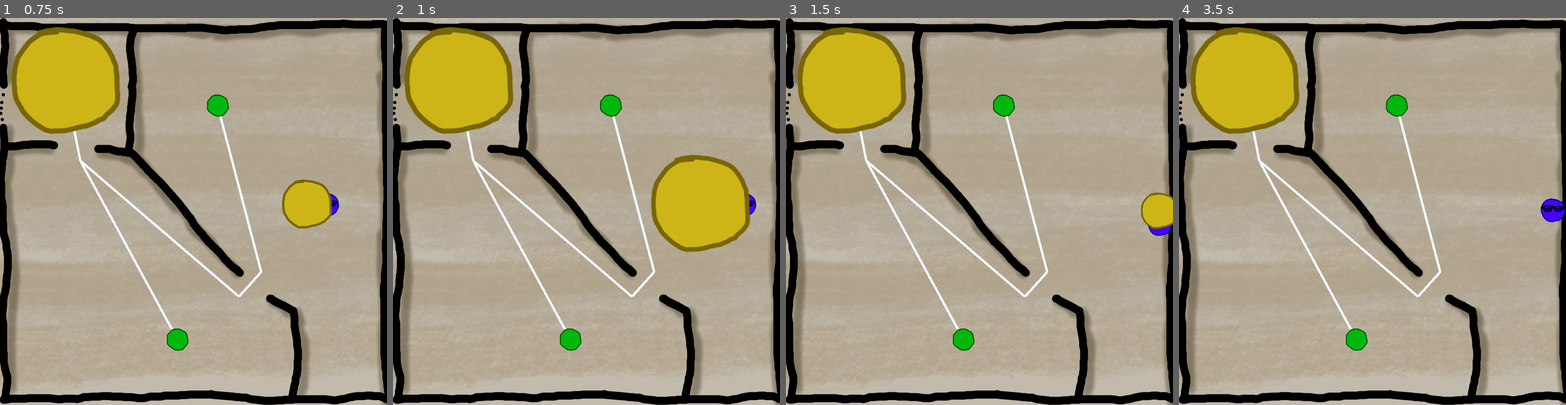
Above: before the commit, frames 1-4 (left to right).
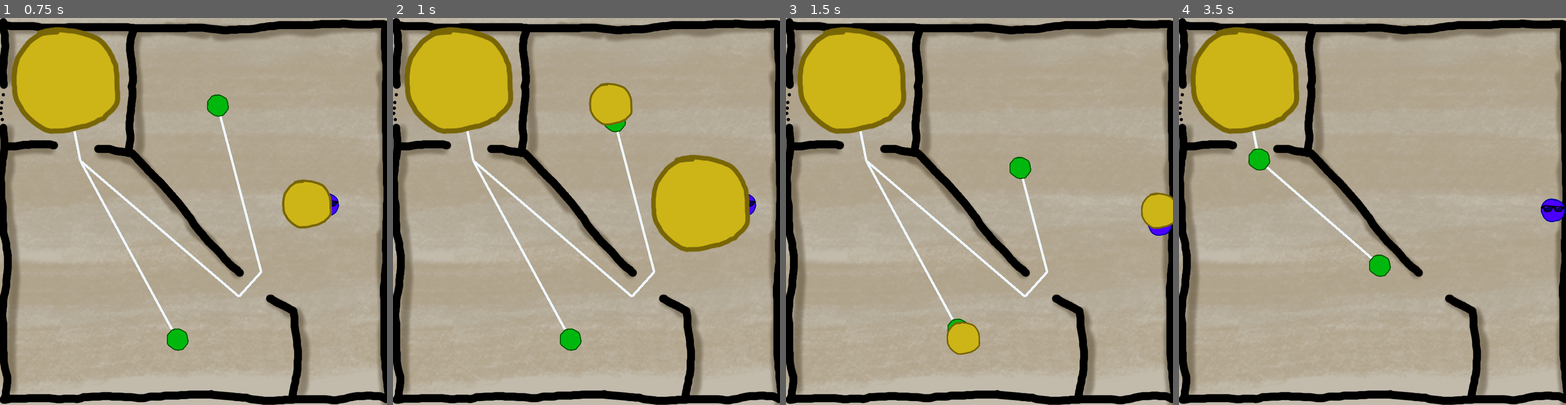
Above: after the commit, the same moments.

Repository: jalarimar/pizza
Game: Godot game, scene res://Level 1.tscn
Two runs of this game, one before a commit and one after it. Both use one fixed random seed, a clock stepped at 60 frames per second and the inputs below.
Inputs (mouse positions are in pixels of both pictures, inside the frame that each line leads up to):
- Up to frame 1 (0.75 s): tap Enter at 0.5 s; move the mouse to (216, 103) at 0.52 s; hold D (right) from 0.53 s (still down); hold Space (space) from 0.53 s (still down)
- Up to frame 2 (1 s): keep holding D (right); keep holding Space (space)
- Up to frame 3 (1.5 s): move the mouse to (964, 339) at 1.27 s; release D (right) at 1.28 s; release Space (space) at 1.28 s; hold S (down) from 1.28 s (still down); tap Space (space) at 1.35 s
- Up to frame 4 (3.5 s): move the mouse to (1411, 126) at 2.02 s; release S (down) at 2.03 s; hold D (right) 2.03-2.78 s; hold Space (space) 2.03-2.78 s; move the mouse to (1353, 288) at 2.77 s; hold W (up) from 2.78 s (still down); tap Space (space) at 2.85 s

Frame 1 is identical in both runs. In frame 2, 1.1% of the frame differs, in the area x 50-62%, y 16-33%; in frame 3, 1.2%; in frame 4, 1.8%, in the area x 17-68%, y 19-86%.

Commit message:
CHAIN REACTION

Diff:
--- a/Friend.gd
+++ b/Friend.gd
@@ -1,7 +1,7 @@
 extends KinematicBody2D
 signal speak_pizza
 
-var speak_range = 3      # 1, 2, 3
+var speak_range = 1      # 1, 2, 3
 var is_chatty = false
 var hungryness = 1    # 1, 2, 3
 var coolness = 0      # -5, 1, 5, 20
--- a/Notification.gd
+++ b/Notification.gd
@@ -5,6 +5,13 @@
 # Called when the node enters the scene tree for the first time.
 func _ready():
 	$Tween.interpolate_property($Sprite, "scale", Vector2(0.1, 0.1), Vector2(speak_range, speak_range), 0.5, Tween.TRANS_LINEAR, Tween.EASE_IN_OUT)
+	$Tween.interpolate_property($CollisionShape2D.shape, "radius", 1, 500 * speak_range, 0.5, Tween.TRANS_LINEAR, Tween.EASE_IN_OUT)
 	$Tween.start()
 	yield($Tween, "tween_completed")
 	queue_free()
+
+
+
+func _on_Notification_body_entered(body):
+	if body.has_method("hear_pizza"):
+		body.hear_pizza()
--- a/Notification.tscn
+++ b/Notification.tscn
@@ -15,3 +15,4 @@
 shape = SubResource( 1 )
 
 [node name="Tween" type="Tween" parent="."]
+[connection signal="body_entered" from="." to="." method="_on_Notification_body_entered"]
